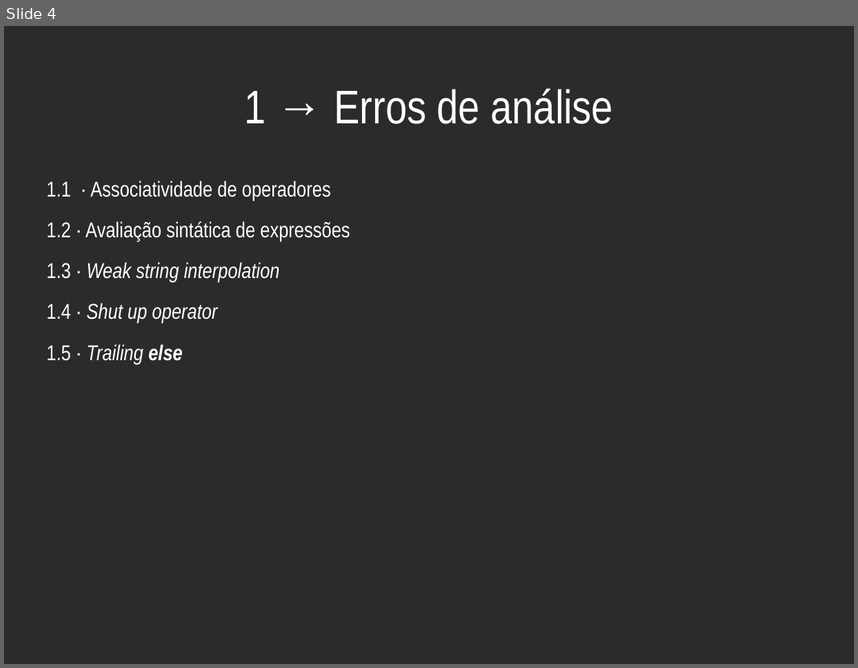
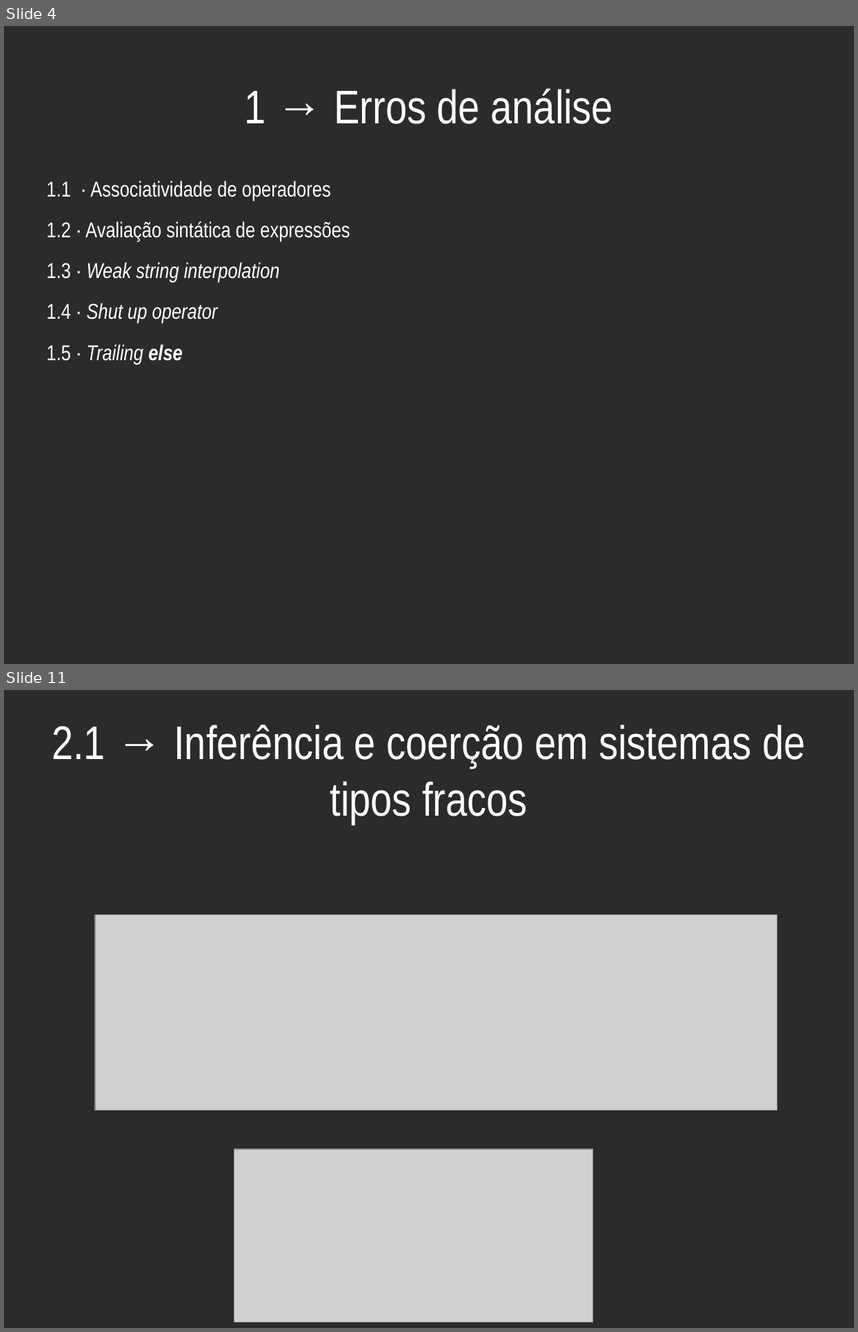
Before and after one commit to haskellcamargo/talks, a slide deck: Bizarrices Just in Time - Como não projetar uma linguagem de programação/Bizarrices Just in Time - Como não projetar uma linguagem de programação.odp. Shown one above the other, each under a label of ours: slide 4 before the commit, slides 4 and 11 after it; the slides between them are not shown. The pictures are 858x668 and 858x1332 pixels, drawn with LibreOffice and Linux fonts; fonts in the diff are those of the drawing; grey boxes stand for pictures; background and template pictures are left out; a plain dark background stands for a picture behind light text. Boxes give left, top, right and bottom in pixels: in the first picture for what was removed or moved away, otherwise in the second. Text is boxed around its words. In the diff, an @@ line names an element or a change of style, - is before the commit and + after.

```diff
--- a/Bizarrices Just in Time - Como não projetar uma linguagem de programação/Bizarrices Just in Time - Como não projetar uma linguagem de programação.odp
+++ b/Bizarrices Just in Time - Como não projetar uma linguagem de programação/Bizarrices Just in Time - Como não projetar uma linguagem de programação.odp
@@ slide 11 added at box(4, 690, 854, 1328), background picture (left out) @@
@@ title added at box(52, 724, 805, 824), 44 pt, text #FFFFFF @@
+2.1 → Inferência e coerção em sistemas de tipos fracos
@@ picture added at box(95, 914, 777, 1110) @@
@@ picture added at box(234, 1149, 593, 1322) @@
```
Also in this commit, not shown: 5 slides changed, 20 other slides added, 3 other files.
